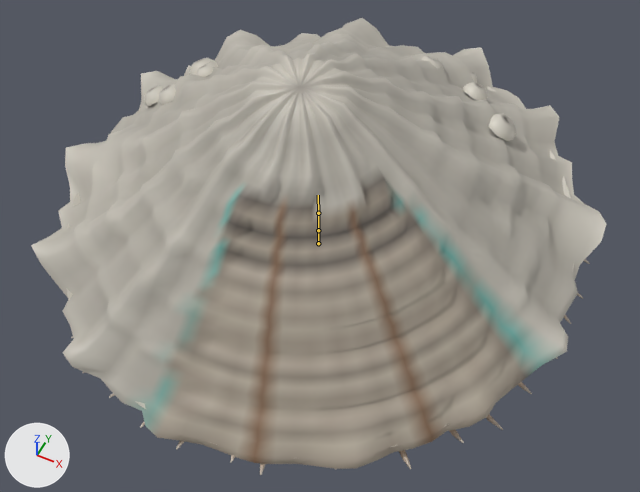
One commit to the glTF model assets/creatures/tower_limpet/tower_limpet.glb: the scene before it, then after it.
Before and after are seen from a 50 mm lens placed at (0.665, -1.325, 1.648), pointed at (0.069, -0.132, 0.158). Lighting does not change. The marker at lower left points along +X, +Y and +Z. The picture after the commit comes second. Both versions are drawn at frame 21 of the action 'idle'; the numbers are the values there. The bones that bend it are drawn over the model as lines.

In view in the first picture: 'tower_limpet'.
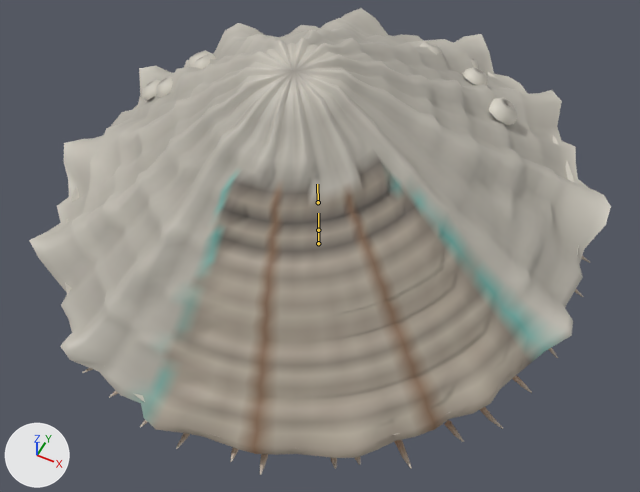
Boxes [x1, y1, x2, y2] around the edits, measured in the pictures (640 x 492 px):
'tower_limpet', posed: before [31, 18, 606, 475]; after [29, 8, 611, 475]
bone 'shell', root to tip: before (318, 213) to (318, 195); after (318, 202) to (317, 184)

The change in detail:
Bone 'foot' (bone_foot) moves from (0.0, 0.0071, 0.0) to (0.0, 0.009, 0.0).
Bone 'shell' (bone_shell) moves from (0.0, 0.0018, 0.0) to (0.0, 0.0349, 0.0).
Bone 'shell' (bone_shell) turns from (0, 0, 0) to (0, 0, 1) degrees about its own x, y and z.
